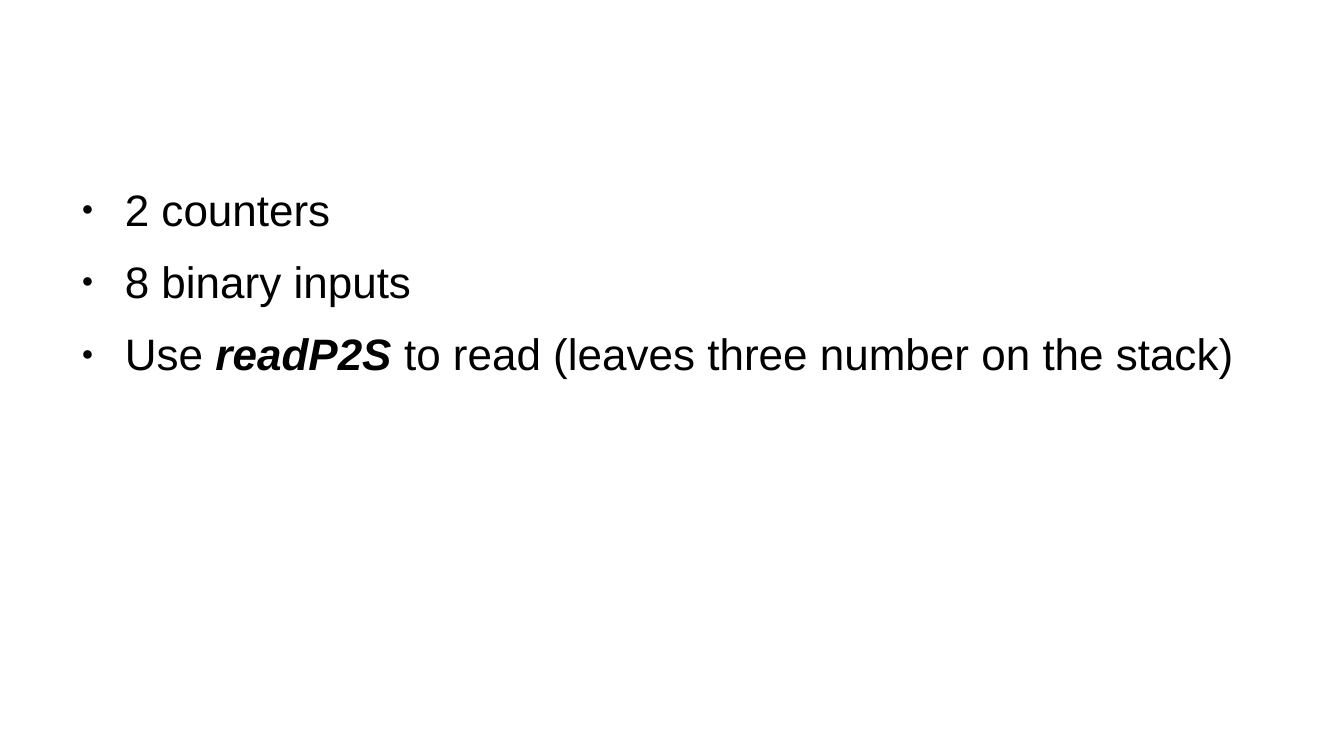
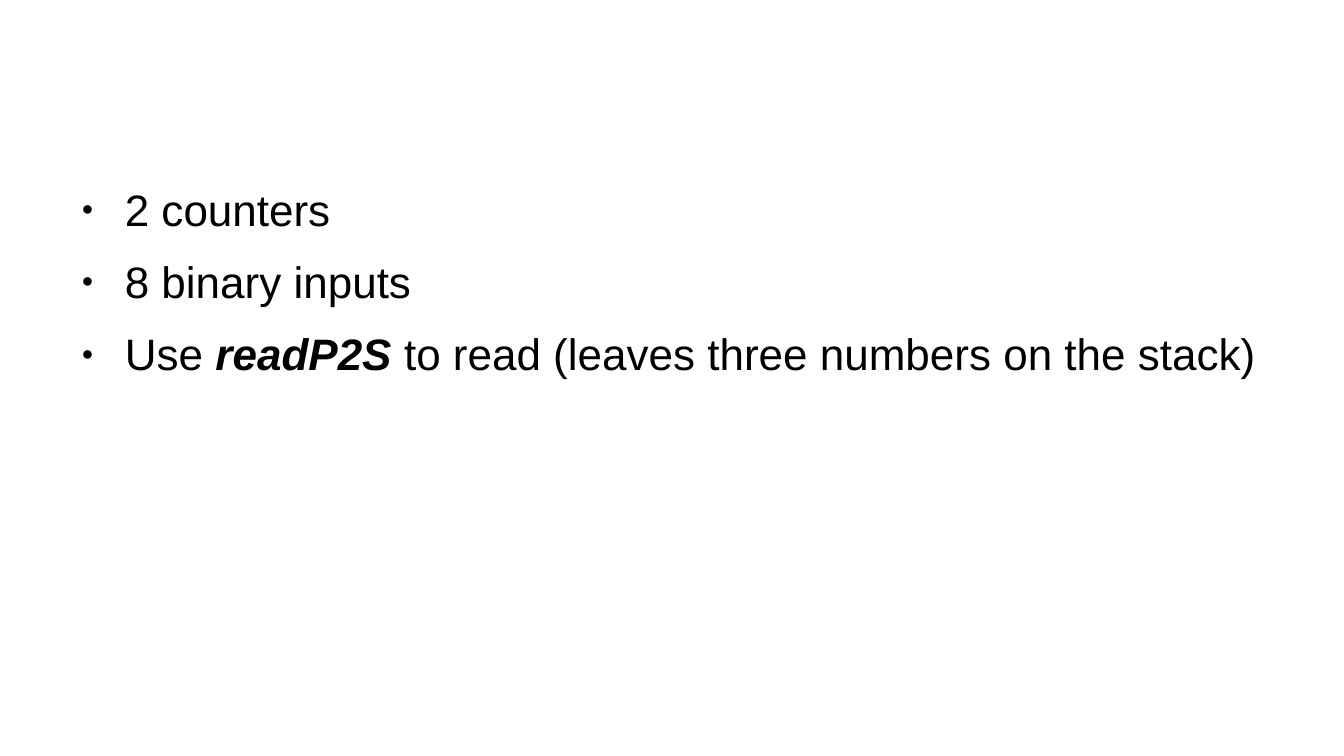
Before and after one commit to turnimator/esp32superexpander, a slide deck: slide 11 of SuperexpanderPresentation.odp. Drawn at 1344x756 pixels with LibreOffice and Linux fonts; fonts in the diff are those of the drawing; background and template pictures are left out. Boxes give left, top, right and bottom in pixels: in the first picture for what was removed or moved away, otherwise in the second. Text is boxed around its words. In the diff, an @@ line names an element or a change of style, - is before the commit and + after.

Commit message:
Last slide

```diff
--- a/SuperexpanderPresentation.odp
+++ b/SuperexpanderPresentation.odp
@@ text at (125,338,1255,379): text changed @@
-● Use readP2S to read (leaves three number on the stack)
+● Use readP2S to read (leaves three numbers on the stack)
```
Also in this commit, not shown: 1 slide added.
